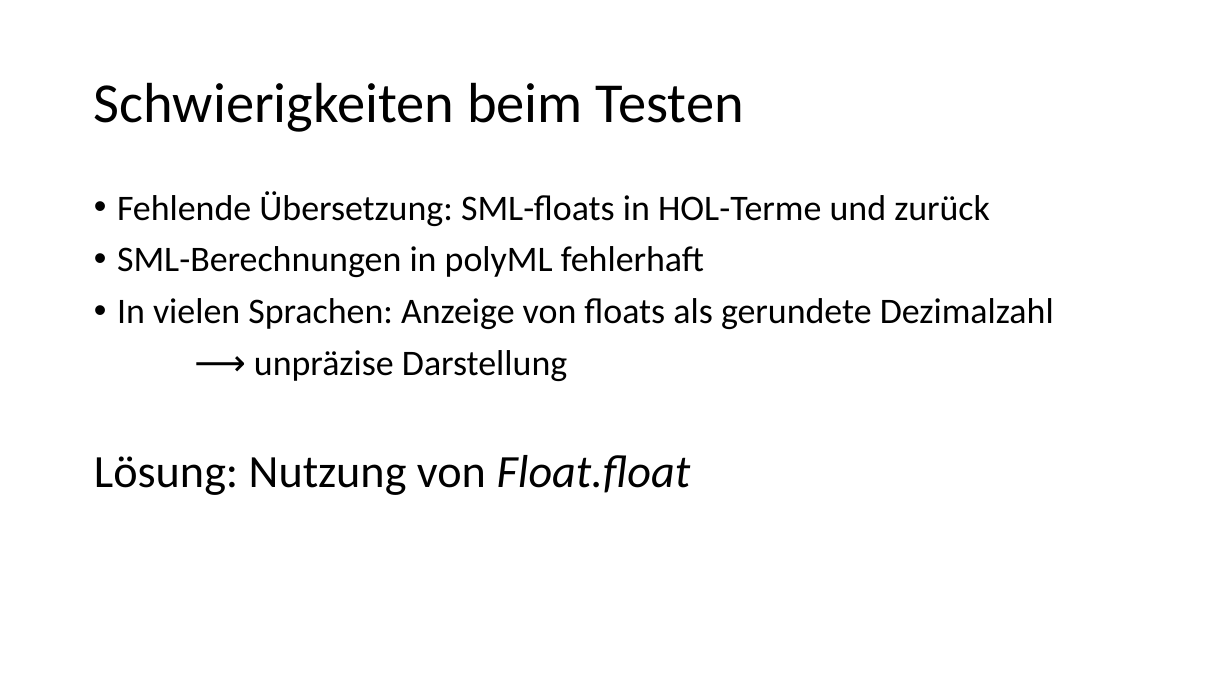
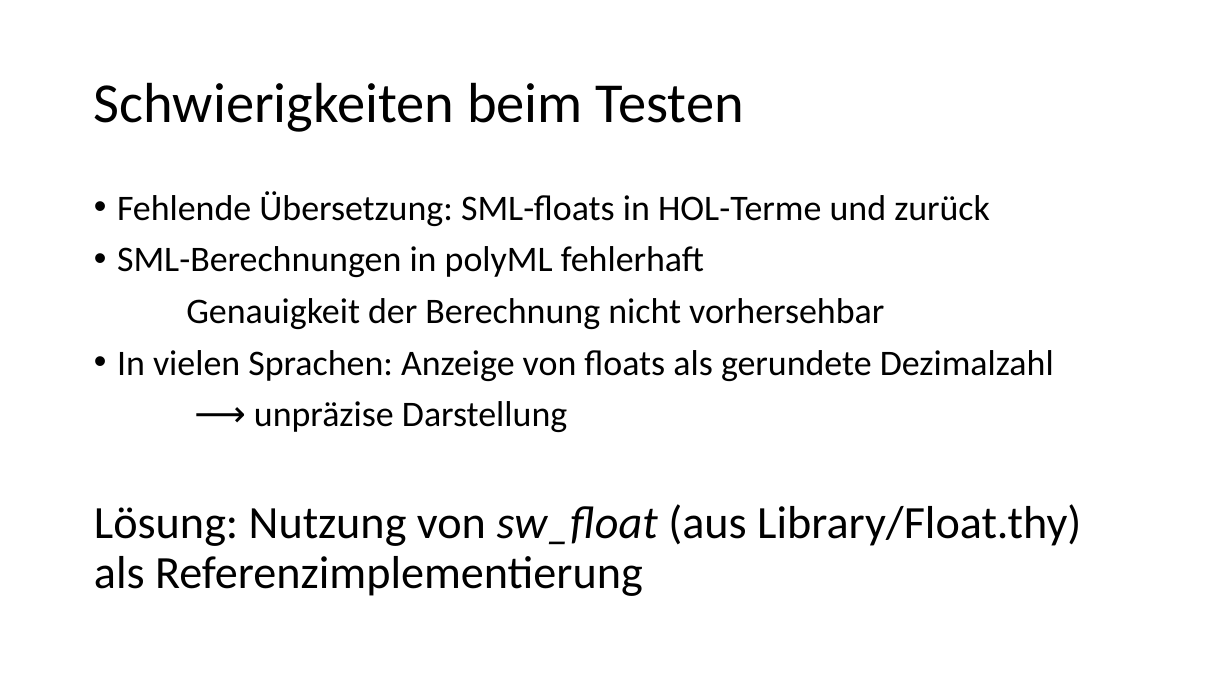
Before and after one commit to Helli/IsabelleBasicNumericalProofs, a slide deck: slide 16 of Vortrag.pptx (slide 19 before the commit). Drawn at 1232x693 pixels with LibreOffice and Linux fonts; fonts in the diff are those of the drawing. Boxes give left, top, right and bottom in pixels: in the first picture for what was removed or moved away, otherwise in the second. Text is boxed around its words. In the diff, an @@ line names an element or a change of style, - is before the commit and + after.

```diff
--- a/Vortrag.pptx
+++ b/Vortrag.pptx
@@ text at bbox=[186, 298, 884, 329]: paragraph added @@
+Genauigkeit der Berechnung nicht vorhersehbar
@@ text at bbox=[94, 504, 1081, 596]: text changed @@
-Lösung: Nutzung von Float.float
+Lösung: Nutzung von sw_float (aus Library/Float.thy) als Referenzimplementierung
```
Also in this commit, not shown: 9 other slides changed, 1 slide added, 4 slides removed, 1 other file.
